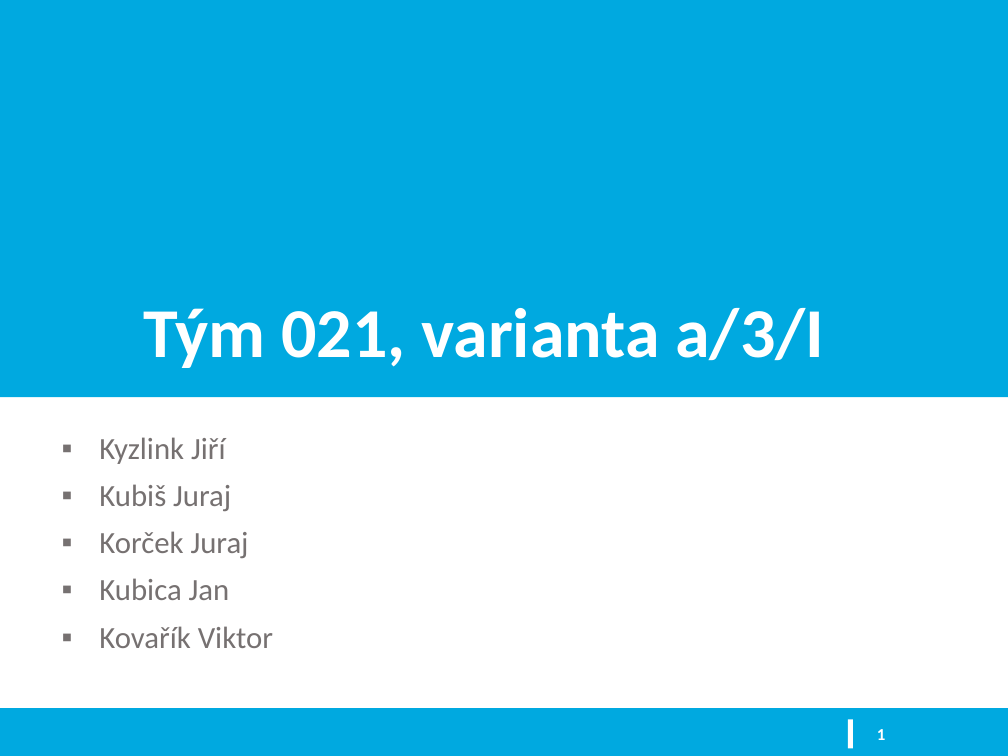
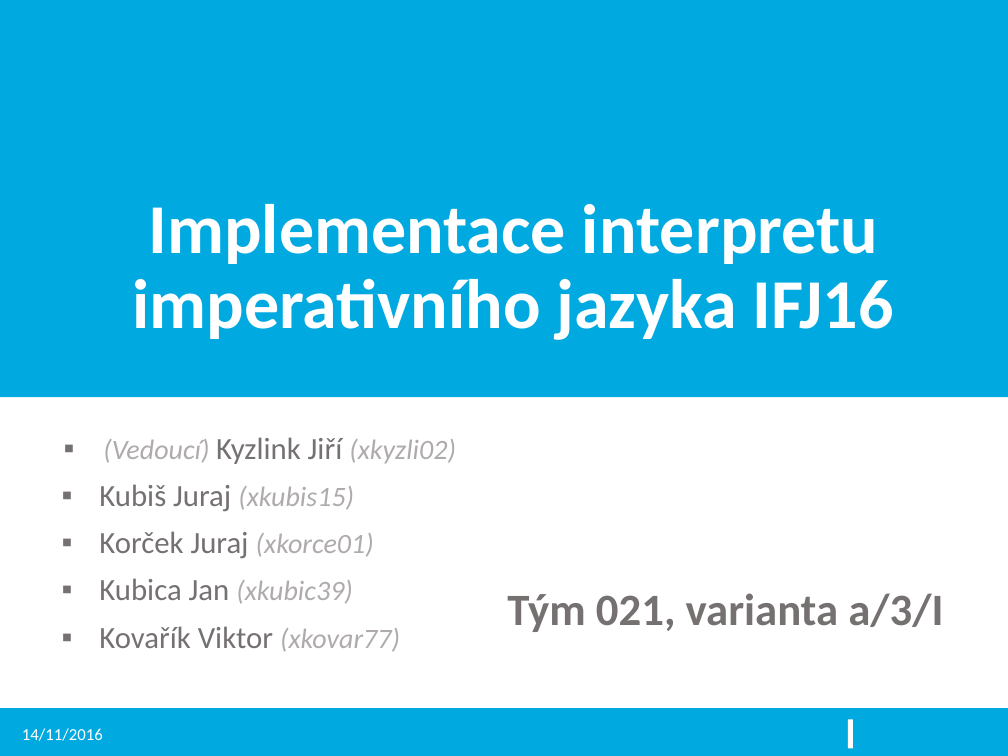
Before and after one commit to kysel/IFJ16, a slide deck: slide 1 of docs/prezentace.pptx. Drawn at 1008x756 pixels with LibreOffice and Linux fonts; fonts in the diff are those of the drawing; background and template pictures are left out. Boxes give left, top, right and bottom in pixels: in the first picture for what was removed or moved away, otherwise in the second. Text is boxed around its words. In the diff, an @@ line names an element or a change of style, - is before the commit and + after.

```diff
--- a/docs/prezentace.pptx
+++ b/docs/prezentace.pptx
@@ text added at <box>133,204,894,340</box>, 50 pt, text #FFFFFF, bold @@
+Implementace interpretu imperativního jazyka IFJ16
@@ subtitle at <box>99,437,456,652</box>: text changed; size 22 to 20 pt; text colour #767171 to #AFABAB; italic on @@
-▪ Kyzlink Jiří
-▪ Kubiš Juraj
-▪ Korček Juraj
-▪ Kubica Jan
-▪ Kovařík Viktor
+▪ (Vedoucí) Kyzlink Jiří (xkyzli02)
+▪ Kubiš Juraj (xkubis15)
+▪ Korček Juraj (xkorce01)
+▪ Kubica Jan (xkubic39)
+▪ Kovařík Viktor (xkovar77)
@@ title "Tým 021, varianta a/3/I": place and size @@
-title "Tým 021, varianta a/3/I" at <box>143,308,824,368</box>
+title "Tým 021, varianta a/3/I" at <box>507,593,943,632</box>
@@ title "Tým 021, varianta a/3/I" at <box>507,593,943,632</box>: size 50 to 32 pt, text colour #FFFFFF to #767171 @@
@@ text added at <box>22,728,103,741</box>, 12 pt, text #FFFFFF @@
+14/11/2016
@@ page number removed at <box>877,729,885,740</box> @@
-1
```
Also in this commit, not shown: 9 slides added, 2 slides removed.
